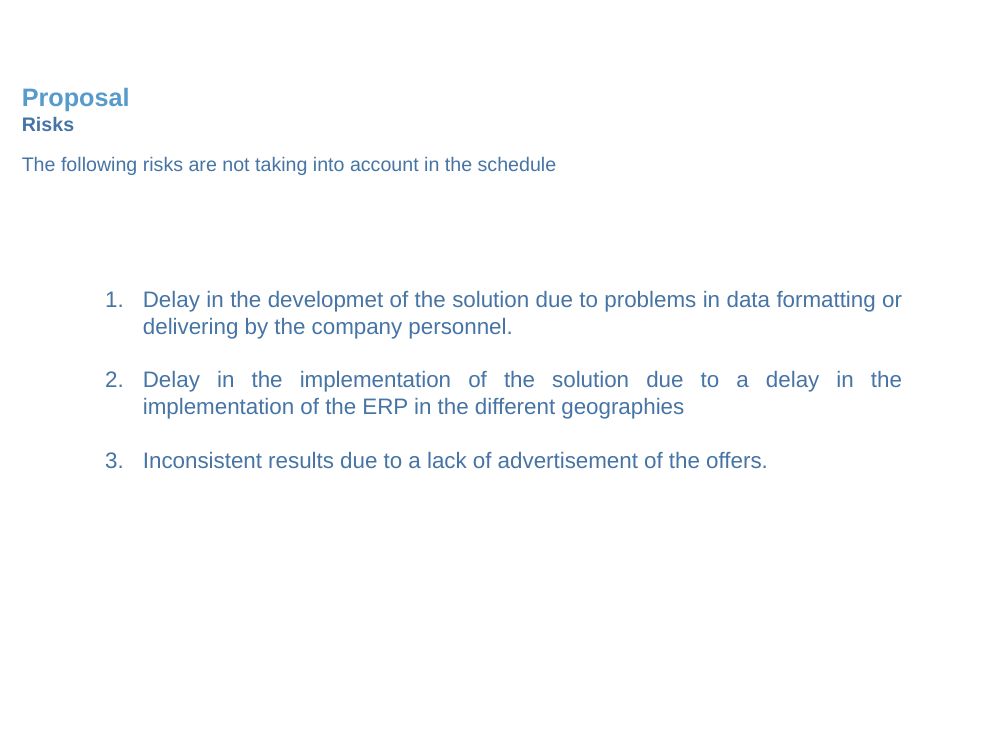
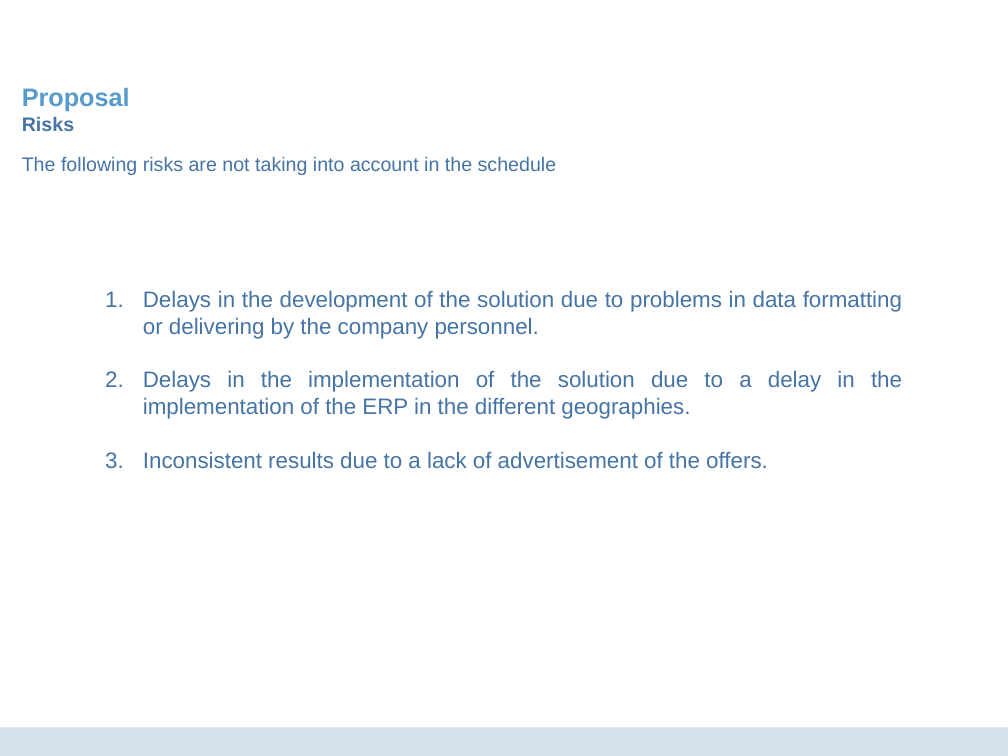
Before and after one commit to DanielMCM/Bakery-Co, a slide deck: slide 15 of 00 Deliverables/Proposal_v2.ppt. Drawn at 1008x756 pixels with LibreOffice and Linux fonts; fonts in the diff are those of the drawing; background and template pictures are left out. Boxes give left, top, right and bottom in pixels: in the first picture for what was removed or moved away, otherwise in the second. Text is boxed around its words. In the diff, an @@ line names an element or a change of style, - is before the commit and + after.

Commit message:
Update doc and ppt. Review and grammar mispellings. Minor fix in history_server reference.

```diff
--- a/00 Deliverables/Proposal_v2.ppt
+++ b/00 Deliverables/Proposal_v2.ppt
@@ text at box(143, 290, 902, 419): text changed @@
-1. Delay in the developmet of the solution due to problems in data formatting or delivering by the company personnel.
-2. Delay in the implementation of the solution due to a delay in the implementation of the ERP in the different geographies
+1. Delays in the development of the solution due to problems in data formatting or delivering by the company personnel.
+2. Delays in the implementation of the solution due to a delay in the implementation of the ERP in the different geographies.
@@ rectangle added at box(0, 728, 1008, 756), fill #D5E1EA @@
```
Also in this commit, not shown: 14 other slides changed, 2 other files.
